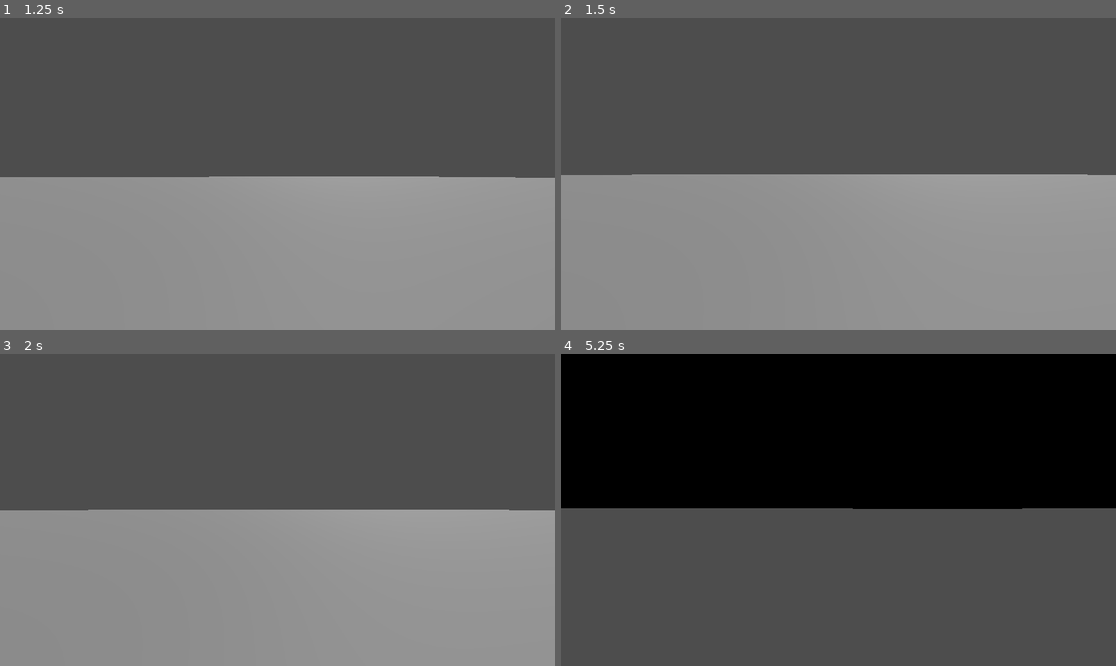
Above: before the commit, frames 1-4 (two rows, left to right).
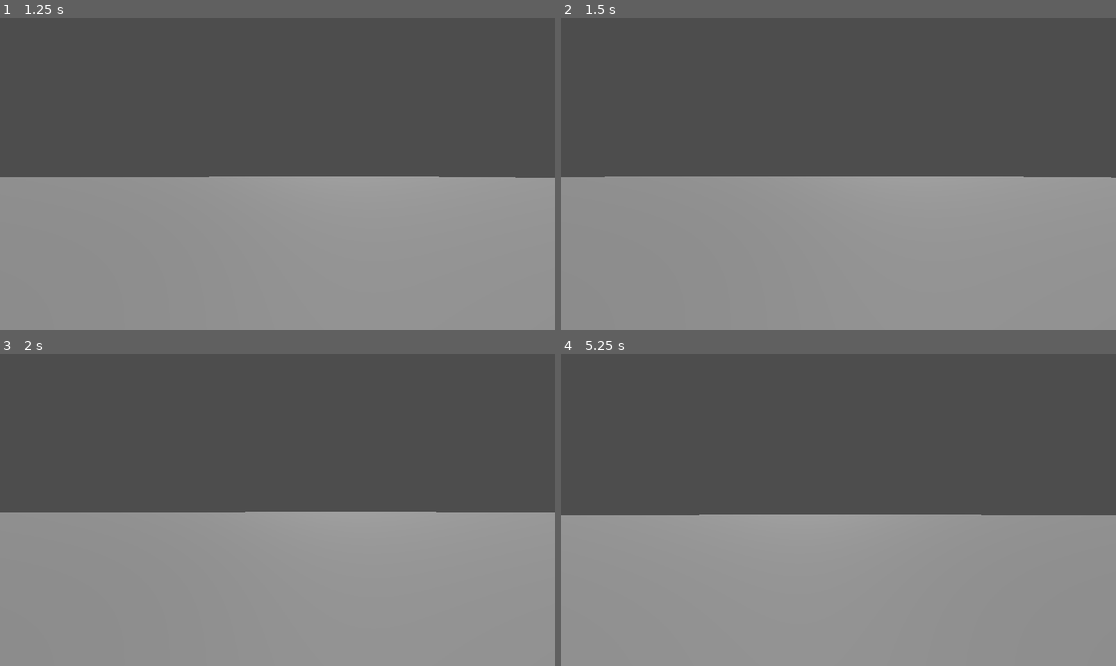
Above: after the commit, the same moments.

Repository: GunMan9/NapoleonGameRepo
Game: Godot game, scene res://Main/main.tscn
Two runs of this game, one before a commit and one after it. Both use one fixed random seed, a clock stepped at 60 frames per second and the inputs below.
Inputs (mouse positions are in pixels of both pictures, inside the frame that each line leads up to):
- Up to frame 1 (1.25 s): tap Enter at 0.5 s; move the mouse to (305, 174) at 0.52 s; hold W (move_forward) from 0.53 s (still down); tap Tab at 0.6 s; tap Space (jump) at 0.77 s
- Up to frame 2 (1.5 s): keep holding W (move_forward); tap Space (jump) at 1.25 s; move the mouse to (810, 174) at 1.27 s; tap Tab at 1.35 s
- Up to frame 3 (2 s): keep holding W (move_forward); tap Space (jump) at 1.52 s
- Up to frame 4 (5.25 s): keep holding W (move_forward); tap Enter at 2, 3.5 s; move the mouse to (849, 503) at 2.02 s; tap Tab every 0.75 s from 2.1 to 5.1 s; tap Space (jump) at 2.75, 3.02, 3.77, 4.25, 4.52 s; move the mouse to (832, 516) at 2.77 s; move the mouse to (877, 513) at 3.52 s; move the mouse to (794, 506) at 4.27 s; move the mouse to (844, 510) at 5.02 s

Frame 1 is identical in both runs. In frame 2, 0.7% of the frame differs, in the area x 0-100%, y 50-52%; in frame 3, 0.8%; in frame 4, 98%, in the area x 0-100%, y 0-100%.

Commit message:
Fixed player camera (mouse unlocking)
Made it so pressing tab unlocks the mouse.

Diff:
--- a/napoleon-game/Network/PlayerMovement.gd
+++ b/napoleon-game/Main/PlayerMovement.gd
@@ -8,6 +8,7 @@
 @onready var camera = $Camera3D
 
 func _ready():
+	await get_tree().process_frame
 	Input.set_mouse_mode(Input.MOUSE_MODE_CAPTURED)
 
 func _physics_process(delta):
@@ -38,11 +39,16 @@
 var rotation_x := 0.0
 
 func _input(event):
-	if event is InputEventMouseMotion:
-		# Rotate player left/right
+	if event is InputEventMouseMotion and Input.get_mouse_mode() == Input.MOUSE_MODE_CAPTURED:
 		rotate_y(-event.relative.x * mouse_sensitivity)
 
 		rotation_x -= event.relative.y * mouse_sensitivity
 		rotation_x = clamp(rotation_x, deg_to_rad(-90), deg_to_rad(90))
 
 		camera.rotation.x = rotation_x
+
+	if event is InputEventKey and event.pressed and event.keycode == KEY_TAB:
+		if Input.get_mouse_mode() == Input.MOUSE_MODE_CAPTURED:
+			Input.set_mouse_mode(Input.MOUSE_MODE_VISIBLE)
+		else:
+			Input.set_mouse_mode(Input.MOUSE_MODE_CAPTURED)
--- a/napoleon-game/Main/main.tscn
+++ b/napoleon-game/Main/main.tscn
@@ -1,6 +1,6 @@
 [gd_scene format=3 uid="uid://bt7pvpxp7cdja"]
 
-[ext_resource type="PackedScene" uid="uid://c4k8n3kad1tg5" path="res://Network/player.tscn" id="1_yh5la"]
+[ext_resource type="PackedScene" uid="uid://c4k8n3kad1tg5" path="res://Main/player.tscn" id="1_yh5la"]
 
 [sub_resource type="BoxMesh" id="BoxMesh_7u77a"]
 
--- a/napoleon-game/Network/player.tscn
+++ b/napoleon-game/Main/player.tscn
@@ -1,6 +1,6 @@
 [gd_scene format=3 uid="uid://c4k8n3kad1tg5"]
 
-[ext_resource type="Script" uid="uid://fvvscbyracey" path="res://Network/PlayerMovement.gd" id="1_oqfe6"]
+[ext_resource type="Script" uid="uid://fvvscbyracey" path="res://Main/PlayerMovement.gd" id="1_oqfe6"]
 
 [sub_resource type="CapsuleMesh" id="CapsuleMesh_b1k5n"]
 
Renamed: napoleon-game/Network/PlayerMovement.gd.uid -> napoleon-game/Main/PlayerMovement.gd.uid
Not shown, added: .DS_Store
